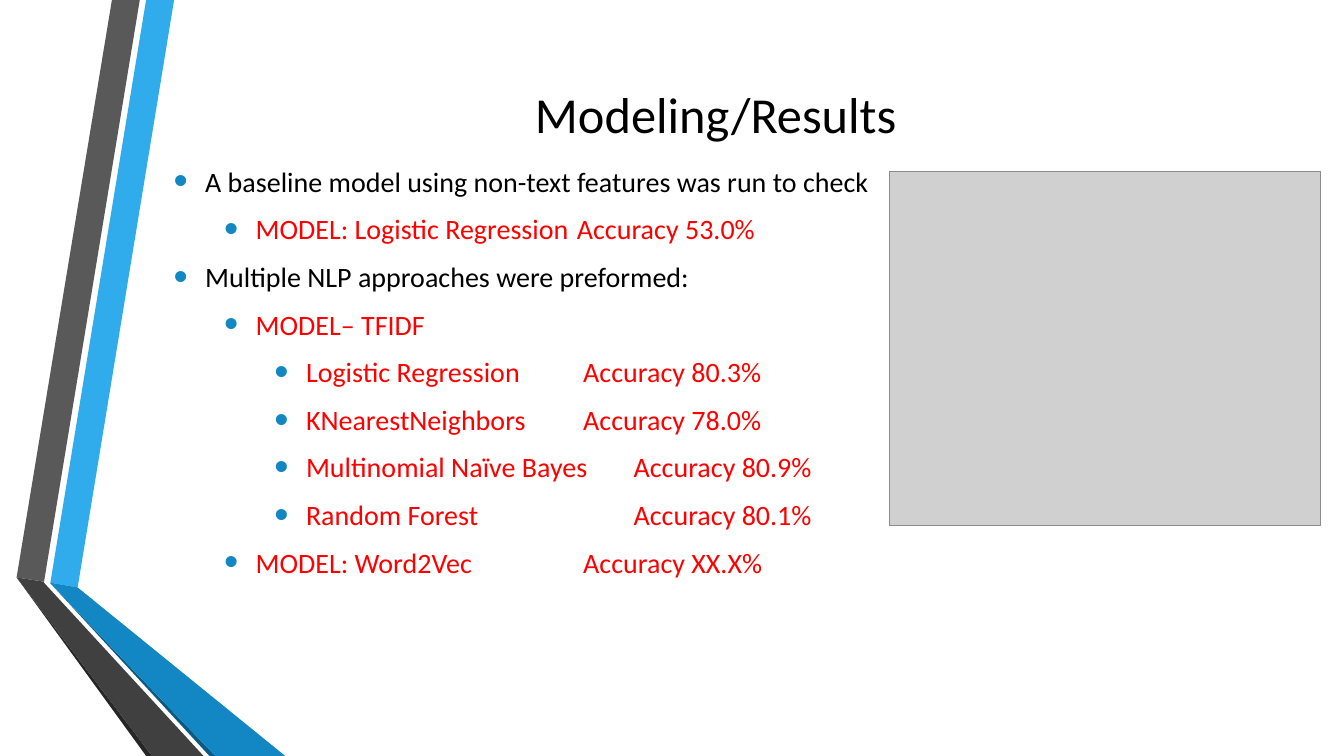
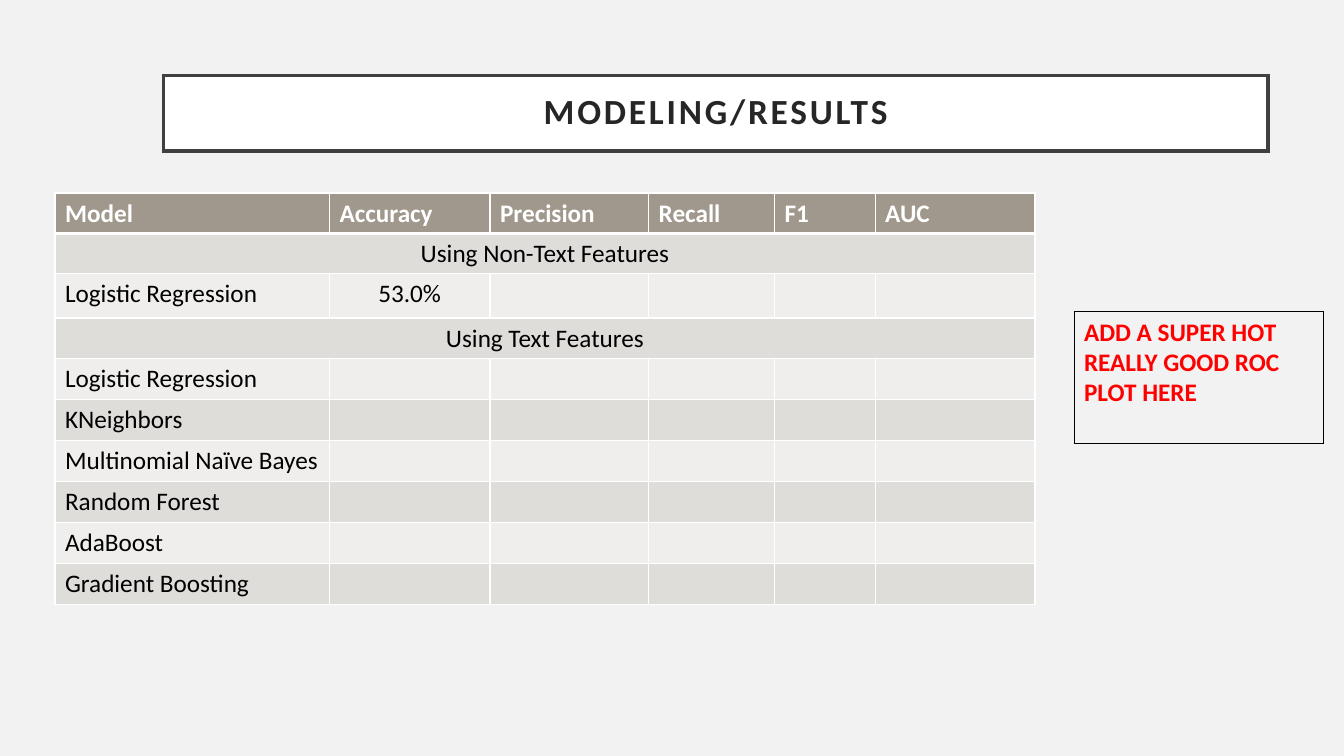
Before and after one commit to ChrisMichael11/Consumer_Complaint_Project, a slide deck: slide 6 of ppt/Consumer_Complaints.pptx. Drawn at 1344x756 pixels with LibreOffice and Linux fonts; fonts in the diff are those of the drawing; grey boxes stand for pictures; background and template pictures are left out. Boxes give left, top, right and bottom in pixels: in the first picture for what was removed or moved away, otherwise in the second. Text is boxed around its words. In the diff, an @@ line names an element or a change of style, - is before the commit and + after.

Commit message:
Adding model.py - completed models

```diff
--- a/ppt/Consumer_Complaints.pptx
+++ b/ppt/Consumer_Complaints.pptx
@@ background picture (left out) to #F2F2F2 @@
@@ title "MODELING/RESULTS": place and size @@
-title "MODELING/RESULTS" at box(535, 98, 896, 142)
+title "MODELING/RESULTS" at box(163, 76, 1268, 151)
@@ title "MODELING/RESULTS" at box(163, 76, 1268, 151): fill none to #FFFFFF; outline none to #404040 2.5 pt @@
@@ title at box(544, 99, 888, 126): text changed; size 36 to 25.2 pt; text colour #000000 to #262626; bold on @@
-Modeling/Results
+MODELING/RESULTS
@@ text removed at box(205, 172, 868, 578) @@
-• A baseline model using non-text features was run to check
-  • MODEL: Logistic Regression Accuracy 53.0%
-• Multiple NLP approaches were preformed:
-  • MODEL– TFIDF
-    • Logistic Regression Accuracy 80.3%
-    • KNearestNeighbors Accuracy 78.0%
-    • Multinomial Naïve Bayes Accuracy 80.9%
-    • Random Forest Accuracy 80.1%
-  • MODEL: Word2Vec Accuracy XX.X%
@@ picture removed at box(890, 171, 1322, 525) @@
@@ table added at box(55, 194, 1035, 605), 10 rows, 6 columns @@
+Model | Accuracy | Precision | Recall | F1 | AUC
+Using Non-Text Features |  |  |  |  | 
+Logistic Regression | 53.0% |  |  |  | 
+Using Text Features |  |  |  |  | 
+Logistic Regression |  |  |  |  | 
+KNeighbors |  |  |  |  | 
+Multinomial Naïve Bayes |  |  |  |  | 
+Random Forest |  |  |  |  | 
+AdaBoost |  |  |  |  | 
+Gradient Boosting |  |  |  |  | 
@@ rectangle added at box(1075, 312, 1324, 444), outline #000000 0.75 pt, 18 pt, text #FF0000, bold @@
+ADD A SUPER HOT REALLY GOOD ROC PLOT HERE
@@ group removed at box(16, 0, 285, 756): 6 freeform shapes @@
```
Also in this commit, not shown: 9 other slides changed, 3 other files.
